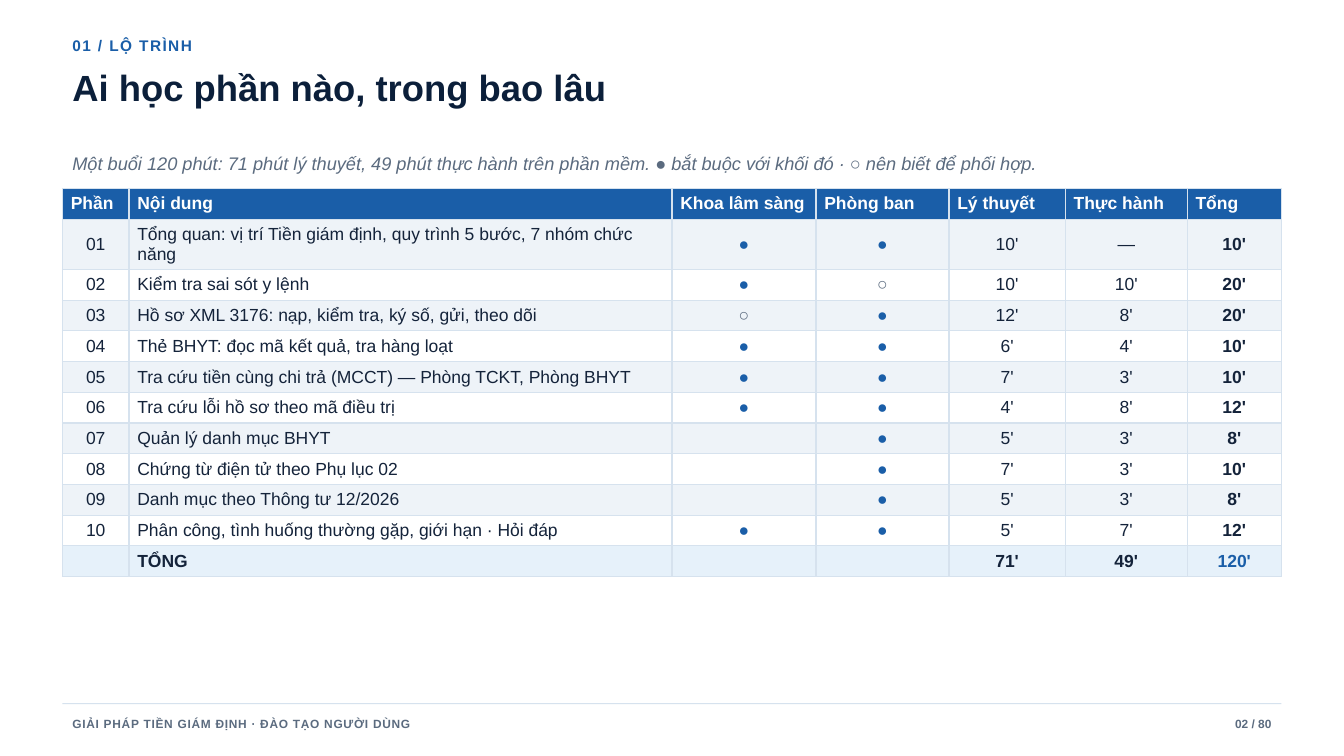
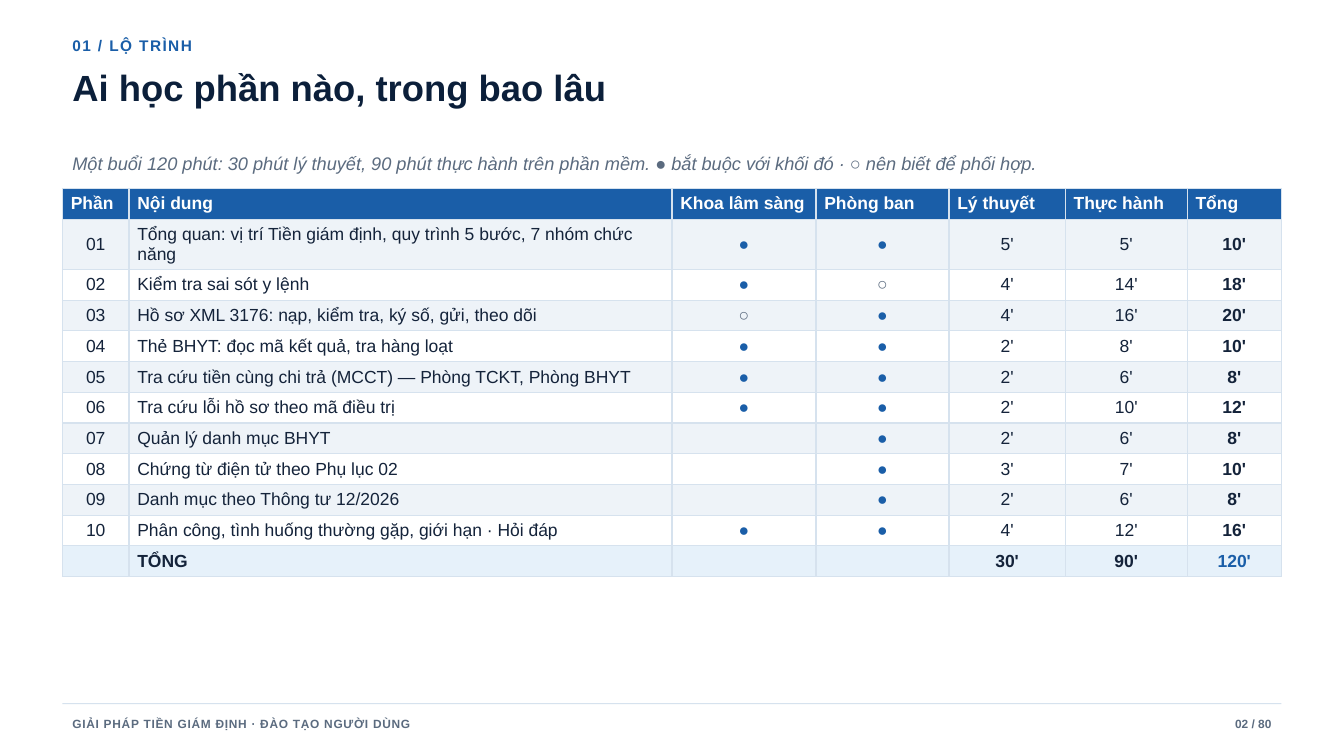
Before and after one commit to tracnn/qlbv_public, a slide deck: slide 2 of docs/dao-tao/Slide-dao-tao-Tien-giam-dinh.pptx. Drawn at 1344x756 pixels with LibreOffice and Linux fonts; fonts in the diff are those of the drawing. Boxes give left, top, right and bottom in pixels: in the first picture for what was removed or moved away, otherwise in the second. Text is boxed around its words. In the diff, an @@ line names an element or a change of style, - is before the commit and + after.

```diff
--- a/docs/dao-tao/Slide-dao-tao-Tien-giam-dinh.pptx
+++ b/docs/dao-tao/Slide-dao-tao-Tien-giam-dinh.pptx
@@ text at box(72, 156, 1036, 174): text changed @@
-Một buổi 120 phút: 71 phút lý thuyết, 49 phút thực hành trên phần mềm. ● bắt buộc với khối đó · ○ nên biết để phối hợp.
+Một buổi 120 phút: 30 phút lý thuyết, 90 phút thực hành trên phần mềm. ● bắt buộc với khối đó · ○ nên biết để phối hợp.
@@ table at box(63, 189, 1281, 571) @@
-row 2, column 5: 10'
+row 2, column 5: 5'
-row 2, column 6: —
+row 2, column 6: 5'
-row 3: 02 | Kiểm tra sai sót y lệnh | ● | ○ | 10' | 10' | 20'
+row 3: 02 | Kiểm tra sai sót y lệnh | ● | ○ | 4' | 14' | 18'
-row 4, column 5: 12'
+row 4, column 5: 4'
-row 4, column 6: 8'
+row 4, column 6: 16'
-row 5, column 5: 6'
+row 5, column 5: 2'
-row 5, column 6: 4'
+row 5, column 6: 8'
-row 6: 05 | Tra cứu tiền cùng chi trả (MCCT) — Phòng TCKT, Phòng BHYT | ● | ● | 7' | 3' | 10'
+row 6: 05 | Tra cứu tiền cùng chi trả (MCCT) — Phòng TCKT, Phòng BHYT | ● | ● | 2' | 6' | 8'
-row 7, column 5: 4'
+row 7, column 5: 2'
-row 7, column 6: 8'
+row 7, column 6: 10'
-row 8, column 5: 5'
+row 8, column 5: 2'
-row 8, column 6: 3'
+row 8, column 6: 6'
-row 9, column 5: 7'
+row 9, column 5: 3'
-row 9, column 6: 3'
+row 9, column 6: 7'
-row 10, column 5: 5'
+row 10, column 5: 2'
-row 10, column 6: 3'
+row 10, column 6: 6'
-row 11: 10 | Phân công, tình huống thường gặp, giới hạn · Hỏi đáp | ● | ● | 5' | 7' | 12'
+row 11: 10 | Phân công, tình huống thường gặp, giới hạn · Hỏi đáp | ● | ● | 4' | 12' | 16'
-row 12, column 5: 71'
+row 12, column 5: 30'
-row 12, column 6: 49'
+row 12, column 6: 90'
```
Also in this commit, not shown: 1 other file.
